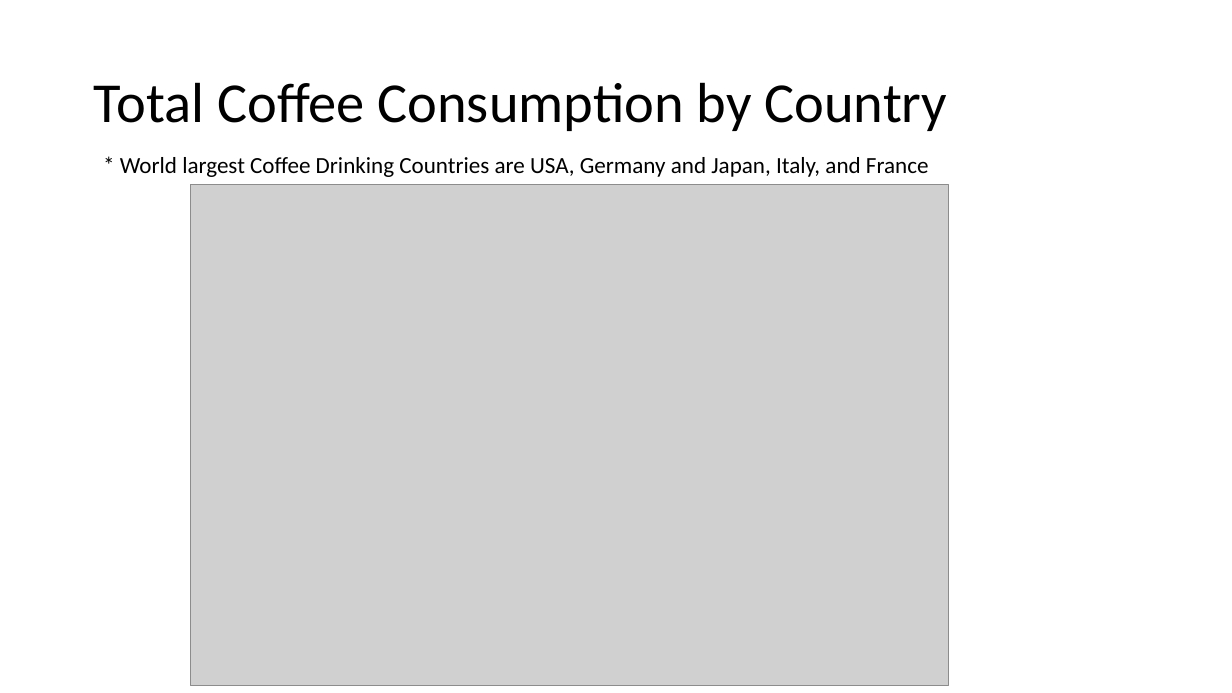
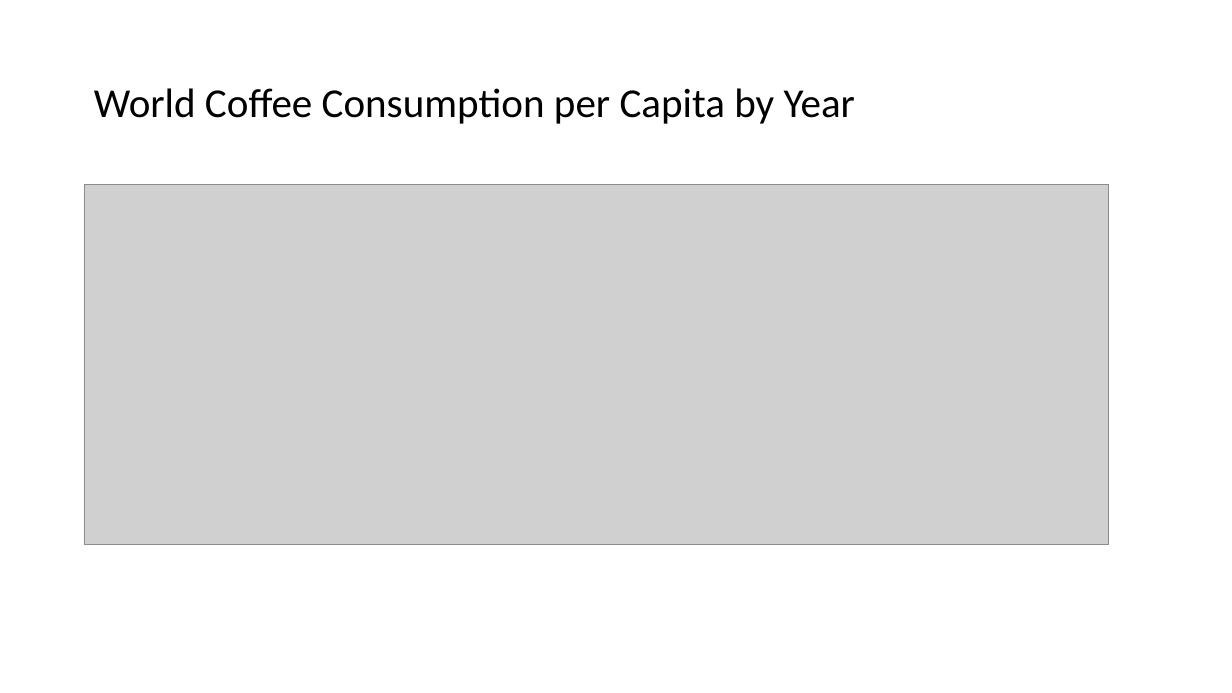
Before and after one commit to andrewboring/Confabulators_Project_1, a slide deck: slide 5 of Coffee and Productivity.pptx (slide 6 before the commit). Drawn at 1232x693 pixels with LibreOffice and Linux fonts; fonts in the diff are those of the drawing; grey boxes stand for pictures. Boxes give left, top, right and bottom in pixels: in the first picture for what was removed or moved away, otherwise in the second. Text is boxed around its words. In the diff, an @@ line names an element or a change of style, - is before the commit and + after.

```diff
--- a/Coffee and Productivity.pptx
+++ b/Coffee and Productivity.pptx
@@ title at (x1=94, y1=88, x2=855, y2=124): text changed; size 44 to 32 pt @@
-Total Coffee Consumption by Country
+World Coffee Consumption per Capita by Year
@@ text removed at (x1=120, y1=157, x2=929, y2=177) @@
-* World largest Coffee Drinking Countries are USA, Germany and Japan, Italy, and France
@@ picture resized from (x1=190, y1=185, x2=948, y2=687) to (x1=85, y1=185, x2=1109, y2=545) @@
```
Also in this commit, not shown: 9 other slides changed, 2 slides added, 5 slides removed.
